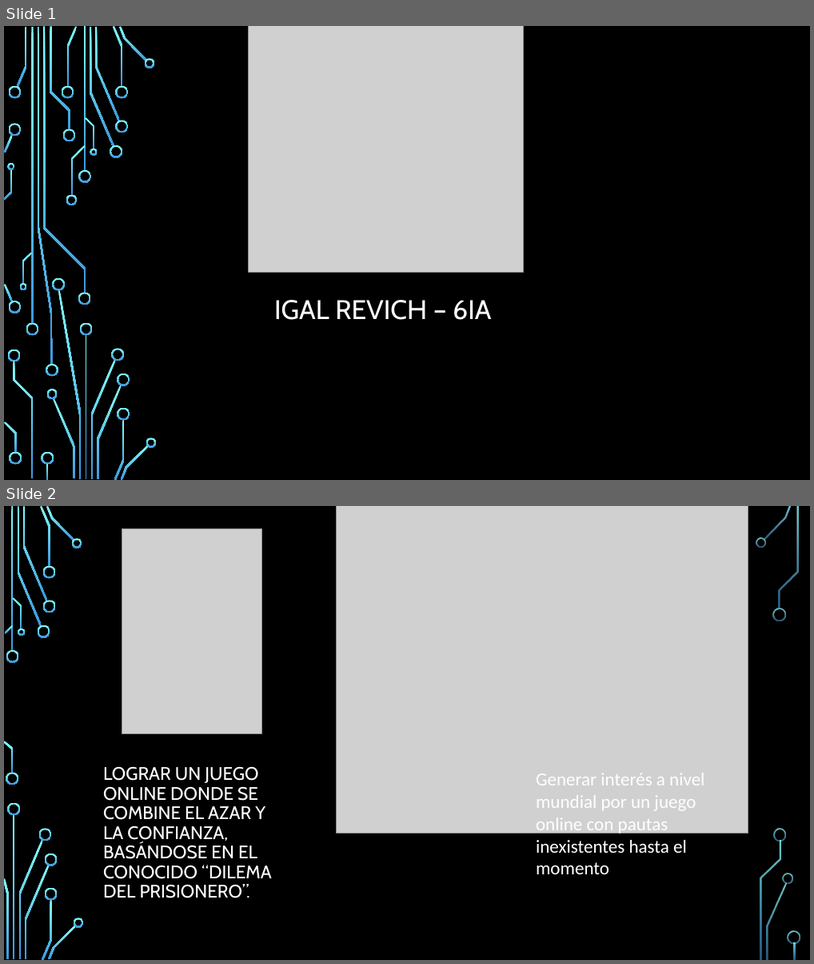
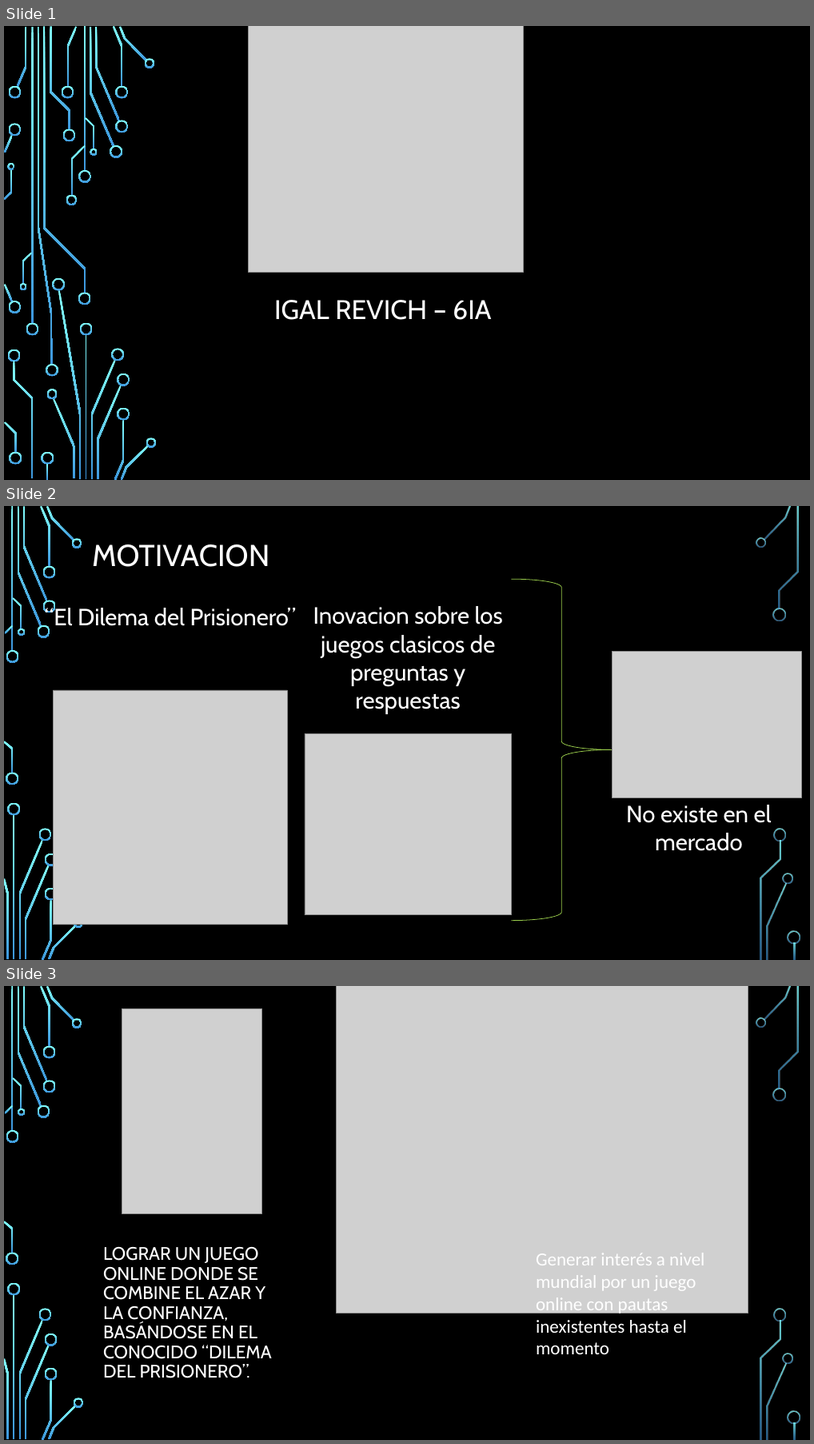
Before and after one commit to igalrevich/Minority-Proyecto-final-6IA-2017-, a slide deck: Presentacion final/PresentacionFinalMinority.pptx. Shown one above the other, each under a label of ours: slides 1 and 2 before the commit, slides 1, 2 and 3 after it. The pictures are 814x964 and 814x1444 pixels, drawn with LibreOffice and Linux fonts; fonts in the diff are those of the drawing; grey boxes stand for pictures; background and template pictures are left out. Boxes give left, top, right and bottom in pixels: in the first picture for what was removed or moved away, otherwise in the second. Text is boxed around its words. In the diff, an @@ line names an element or a change of style, - is before the commit and + after.

```diff
--- a/Presentacion final/PresentacionFinalMinority.pptx
+++ b/Presentacion final/PresentacionFinalMinority.pptx
@@ slide 2 added at (4,506,810,960), background picture (left out); not listed: 36 template elements that a slide beside it also shows @@
@@ title added at (92,544,270,567), 36 pt, text #FFFFFF @@
+MOTIVACION
@@ right brace added at (511,579,613,920), outline #9ACD4C 0.75 pt @@
@@ text added at (45,605,296,631), 28 pt, text #FFFFFF @@
+“El Dilema del Prisionero”
@@ text added at (314,606,503,714), 28 pt, text #FFFFFF @@
+Inovacion sobre los juegos clasicos de preguntas y respuestas
@@ picture added at (613,651,802,797) @@
@@ picture added at (53,690,287,924) @@
@@ picture added at (305,733,511,915) @@
@@ text added at (626,804,772,851), 28 pt, text #FFFFFF @@
+No existe en el mercado
@@ what was slide 2 is now slide 3 @@
```
Also in this commit, not shown: 1 slide changed, 2 other slides added, 9 other files.
